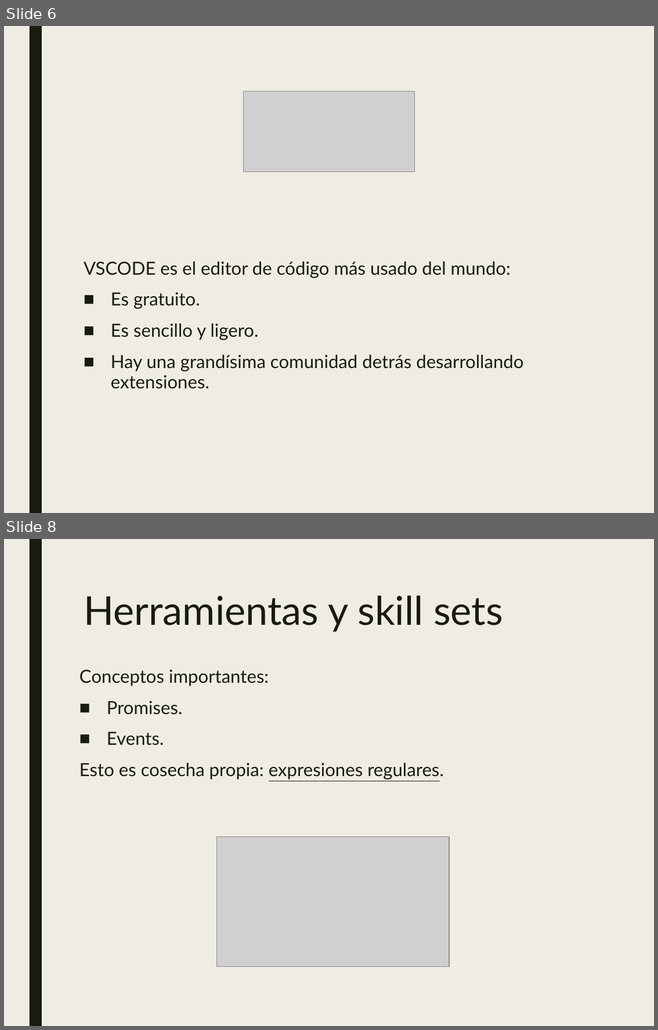
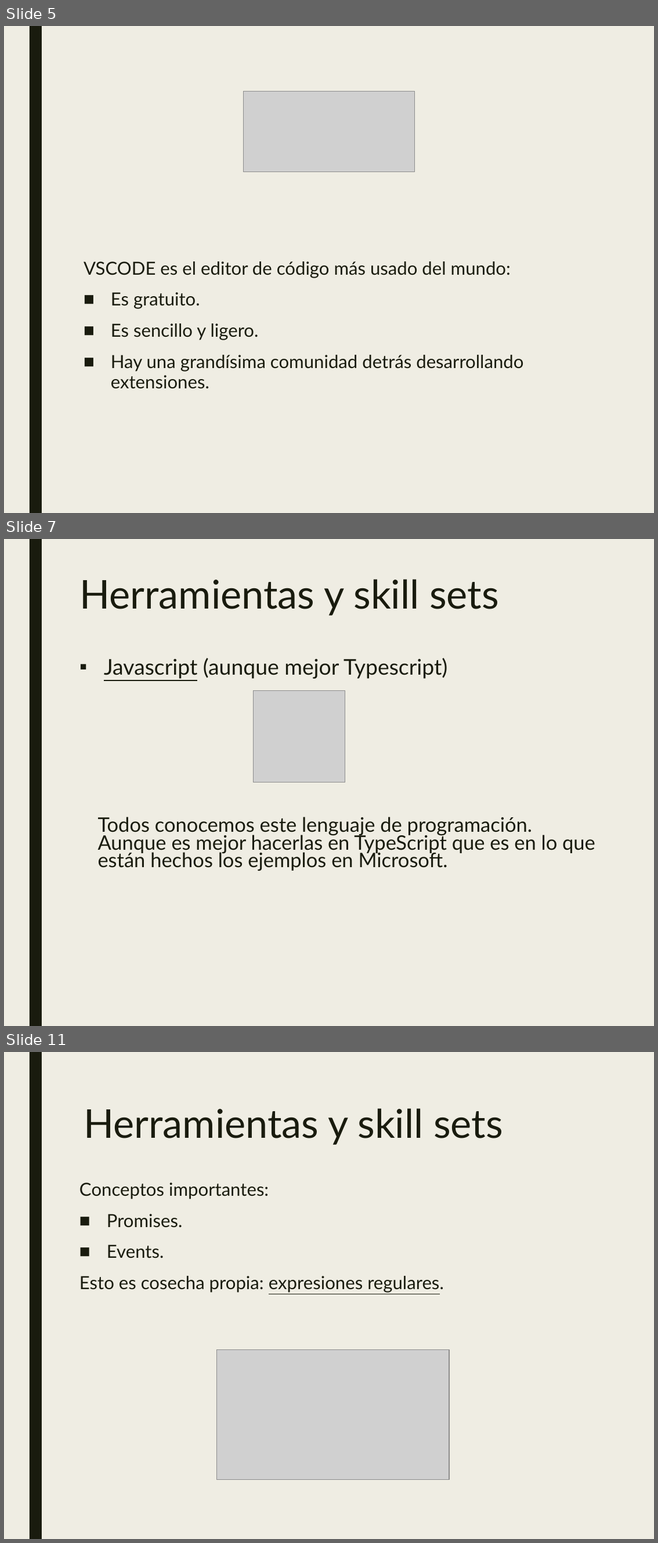
Before and after one commit to JalmarazMartn/dotnetrioja1, a slide deck: VSCODE Extensiones.ppt. Shown one above the other, each under a label of ours: slides 6 and 8 before the commit, slides 5, 7 and 11 after it; the slides between them are not shown. The pictures are 658x1030 and 658x1543 pixels, drawn with LibreOffice and Linux fonts; fonts in the diff are those of the drawing; grey boxes stand for pictures. Boxes give left, top, right and bottom in pixels: in the first picture for what was removed or moved away, otherwise in the second. Text is boxed around its words. In the diff, an @@ line names an element or a change of style, - is before the commit and + after.

```diff
--- a/VSCODE Extensiones.ppt
+++ b/VSCODE Extensiones.ppt
@@ slide 7 added at [4,539,654,1026], background #EFEDE3; not listed: 1 template element that a slide beside it also shows @@
@@ title added at [79,579,499,616], 44 pt, text #191B0E @@
+Herramientas y skill sets
@@ text added at [104,658,447,679], 24 pt, text #191B0E @@
+▪ Javascript (aunque mejor Typescript)
@@ picture added at [253,690,345,783] @@
@@ text added at [98,817,595,871], 22.2 pt, text #191B0E @@
+Todos conocemos este lenguaje de programación. Aunque es mejor hacerlas en TypeScript que es en lo que están hechos los ejemplos en Microsoft.
@@ what was slide 6 is now slide 5 @@
@@ what was slide 8 is now slide 11 @@
```
Also in this commit, not shown: 5 slides changed, 3 other slides added, 1 slide removed.
